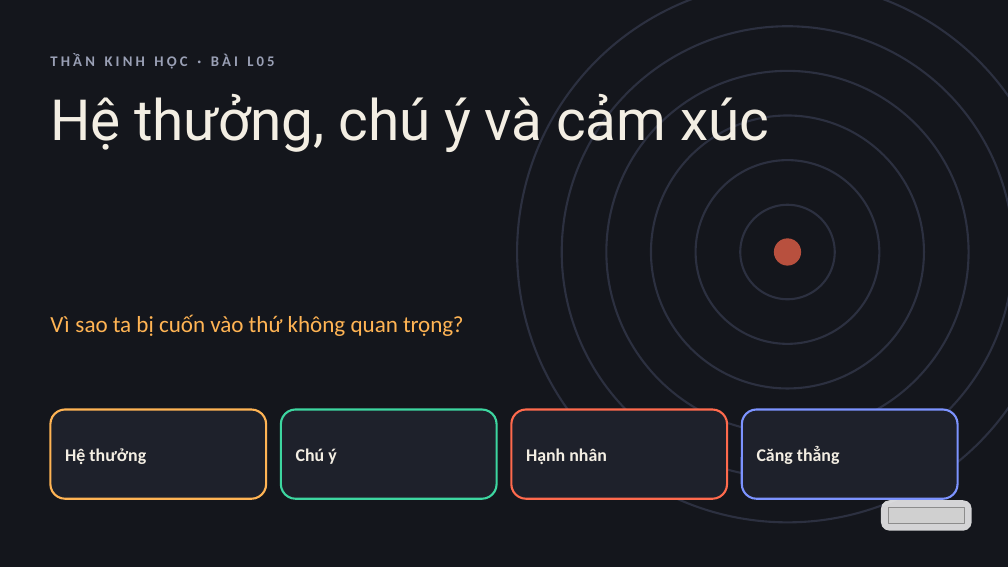
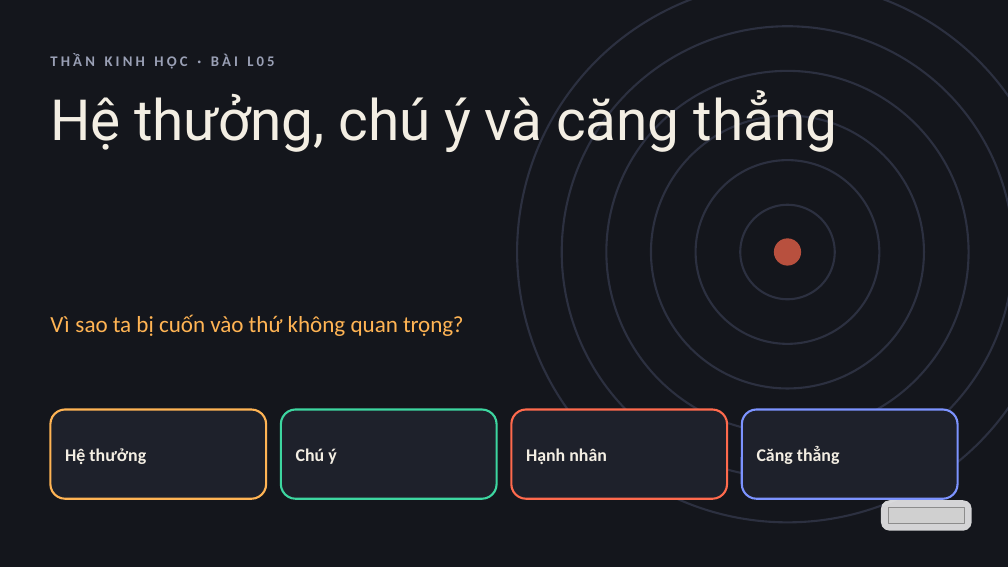
Before and after one commit to vohoailinh90/Multiple-report, a slide deck: slide 1 of lessons/L05/L05.pptx. Drawn at 1008x567 pixels with LibreOffice and Linux fonts; fonts in the diff are those of the drawing; grey boxes stand for pictures. Boxes give left, top, right and bottom in pixels: in the first picture for what was removed or moved away, otherwise in the second. Text is boxed around its words. In the diff, an @@ line names an element or a change of style, - is before the commit and + after.

```diff
--- a/lessons/L05/L05.pptx
+++ b/lessons/L05/L05.pptx
@@ text at [50, 90, 838, 152]: text changed @@
-Hệ thưởng, chú ý và cảm xúc
+Hệ thưởng, chú ý và căng thẳng
```
Also in this commit, not shown: 3 other slides changed, 39 slides added, 15 slides removed, 4 other files.
